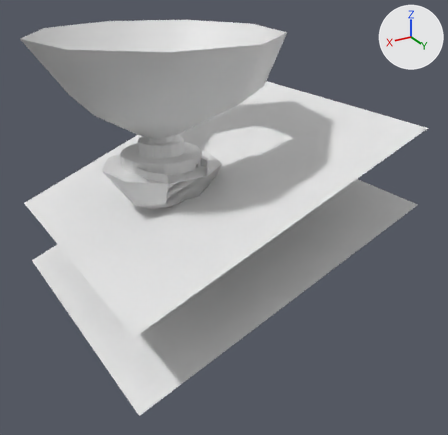
An edit to the Blender file models/bowsersfuckingflyingfortress.blend, drawn before and after from the same camera.
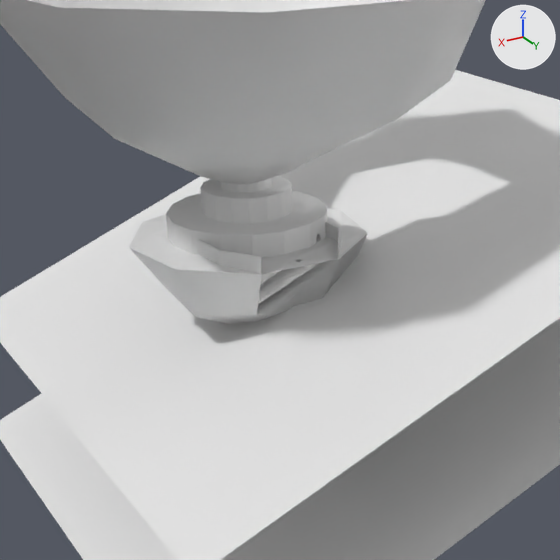
Each version appears first whole from a camera (50 mm lens) standing at (117.7, 214.7, 83.6) and looking at (0.3, 19.1, -14.2), and next in a close-up on the part from 8% to 71% of the width and 11% to 75% of the height. The axes (+X, +Y, +Z) are drawn at upper right. The lights are the same throughout. Materials are left out; every surface is plain grey.

In view in the first close-up: 'nocol.002', 'nocol.003', 'nocol.005', 'op.002'.
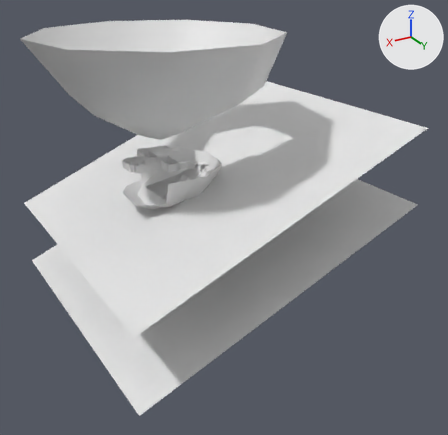
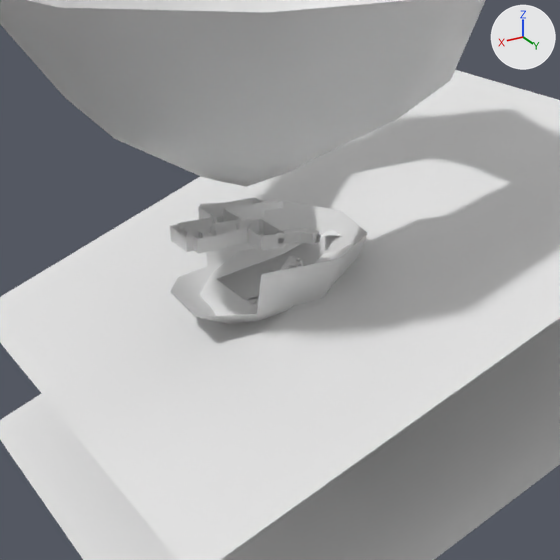
ob_1 is not drawn itself; it is the parent of ob_0global, ob_a, ob_b, ob_c, ob_d.

Location of each change, (x1, y1, x2, y2) in pixels of the close-ups (560 x 560 px):
'op.002', hidden: before (166, 176, 341, 274)
'nocol.005', hidden: before (129, 208, 368, 317)
part 1 of me_plane_008, added: after (179, 198, 263, 239)

Diff of the bpy script that builds the scene:
```diff
--- a/models/bowsersfuckingflyingfortress.blend.py
+++ b/models/bowsersfuckingflyingfortress.blend.py
@@ me_plane_008 @@
 # used by ob_op_003; parent = ob_d; location = (0.0, 0.0, 0.0)
-me_plane_008.from_pydata(...)  # 113 vertices, 78 faces; spans x 4.5..32.5, y -13.4..13.0, z 5.7..8.7
+me_plane_008.from_pydata(...)  # 399 vertices, 207 faces; spans x 4.5..32.5, y -13.4..13.0, z 5.7..8.7
+# me_plane_008 part 1
+# 168 vertices are added at x 9.5..32.5, y -13.4..10.6, z 5.7..8.1
+# 118 new vertices lie (0.0, 0.0, 3.0) away from vertices in x 9.5..32.5, y -13.4..10.6, z 5.7
+# 129 new faces join them
@@ ob_1 @@
 ob_1.parent = ob_root
+ob_1.matrix_parent_inverse = Matrix(((1.0, 0.0, 0.0, 0.0), (0.0, 1.0, 0.0, 0.0), (0.0, 0.0, 1.0, 0.0), (0.0, 0.0, 0.0, 1.0)))
 ob_1.location = (0.0, 0.0, 0.0)
@@ ob_op_002 @@
 ob_op_002.location = (0.0, 0.0, 0.0)
+ob_op_002.hide_set(True)
@@ ob_nocol_005 @@
 ob_nocol_005.location = (0.0, 0.0, 0.0)
+ob_nocol_005.hide_set(True)
```
